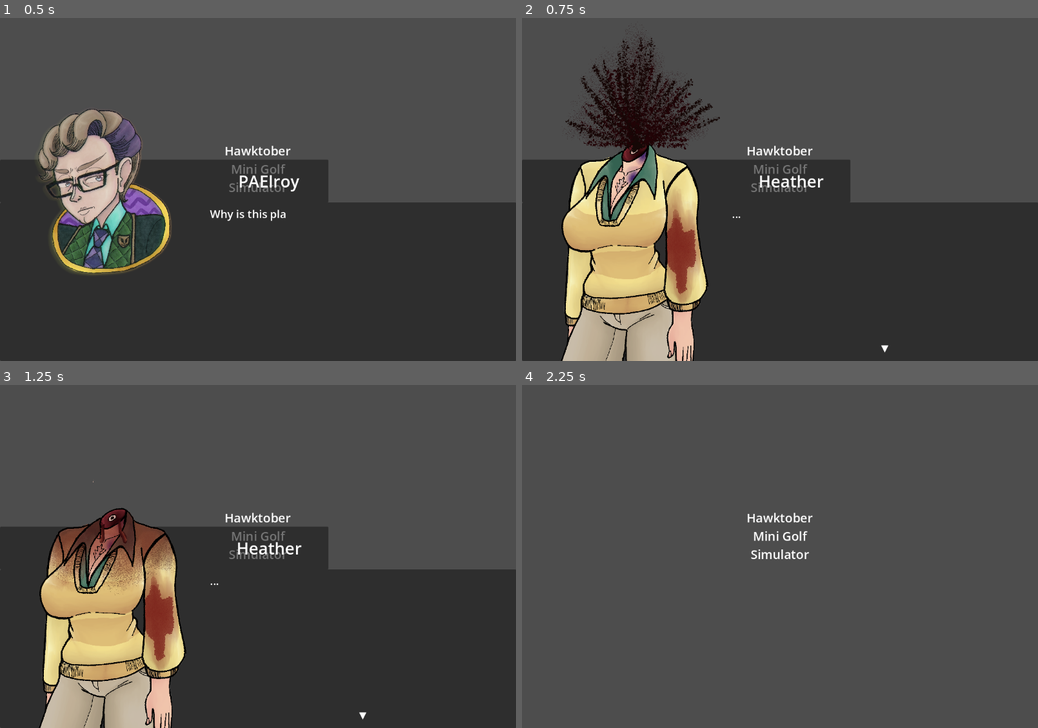
Above: before the commit, frames 1-4 (two rows, left to right).
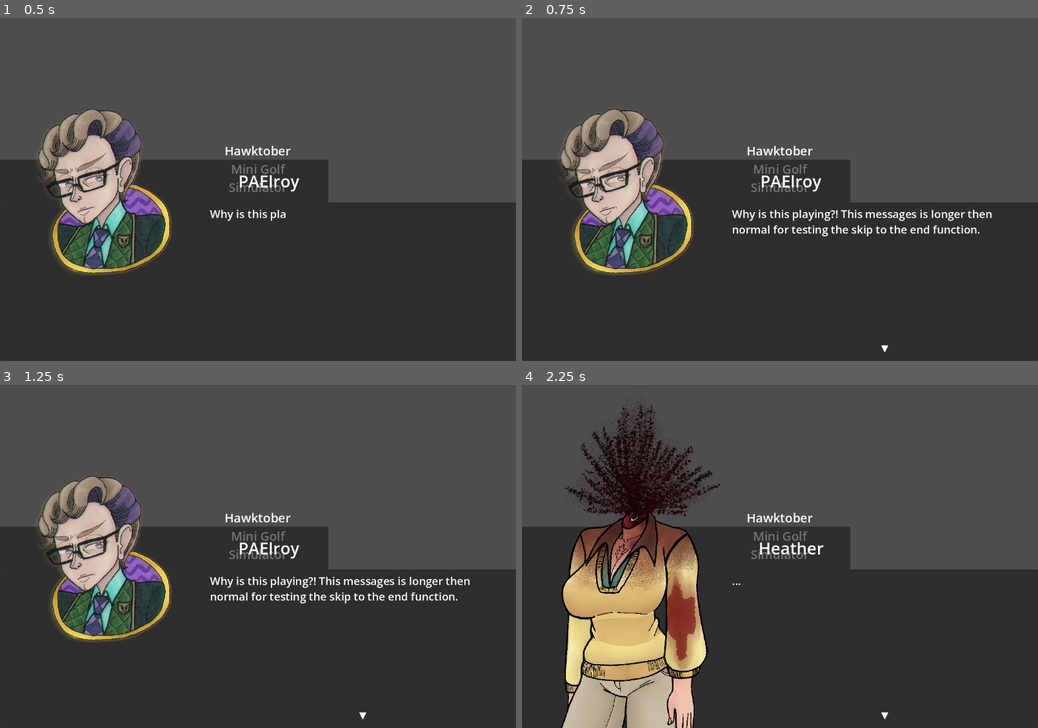
Above: after the commit, the same moments.

Repository: PawnxPawn/Hawktober-Horror-Golf-Simulator
Game: Godot game, scene res://Core/Managers/GameController/Main.tscn
Two runs of this game, one before a commit and one after it. Both use one fixed random seed, a clock stepped at 60 frames per second and the inputs below.
Inputs (mouse positions are in pixels of both pictures, inside the frame that each line leads up to):
- Up to frame 1 (0.5 s): no input
- Up to frame 2 (0.75 s): tap Enter at 0.5 s; move the mouse to (893, 148) at 0.52 s; hold Up from 0.53 s (still down); hold Space (Interact) from 0.53 s (still down); click (893, 148) at 0.67 s
- Up to frame 3 (1.25 s): keep holding Up; keep holding Space (Interact)
- Up to frame 4 (2.25 s): release Up at 1.25 s; release Space (Interact) at 1.25 s; drag from (676, 556) to (754, 611) at 1.27 s; tap Space (Interact) at 2 s; move the mouse to (831, 450) at 2.02 s; hold Up from 2.03 s (still down); hold Space (Interact) from 2.03 s (still down); tap Tab at 2.1 s

Frame 1 is identical in both runs. In frame 2, 21% of the frame differs, in the area x 7-91%, y 1-100%; in frame 3, 18%; in frame 4, 58%, in the area x 0-100%, y 1-100%.

Commit message:
Hooked up skip to the end.
+ Forgot to add skip to the end dialogue.

Diff:
--- a/HawktoberMiniGolf/Src/Scenes/DialogueManager/DialogueBoxUI.gd
+++ b/HawktoberMiniGolf/Src/Scenes/DialogueManager/DialogueBoxUI.gd
@@ -35,3 +35,7 @@
 		_tween.kill()
 		dialogue_text.visible_ratio = 1.0
 		_on_line_finished()
+
+
+func is_typing() -> bool:
+	return _tween != null and _tween.is_running()
--- a/HawktoberMiniGolf/Src/Scenes/DialogueManager/DialogueManager.gd
+++ b/HawktoberMiniGolf/Src/Scenes/DialogueManager/DialogueManager.gd
@@ -28,7 +28,10 @@
 
 func _input(event: InputEvent) -> void:
 	if event.is_action_pressed("Interact"):
-		advance()
+		if dialogue_box.is_typing():
+			dialogue_box.skip_to_end()
+		else:
+			advance()
 
 
 func play_scene(scene_name: String) -> void:
Not shown, changed: HawktoberMiniGolf/Assets/Dialogue/golfalogue.tsv
